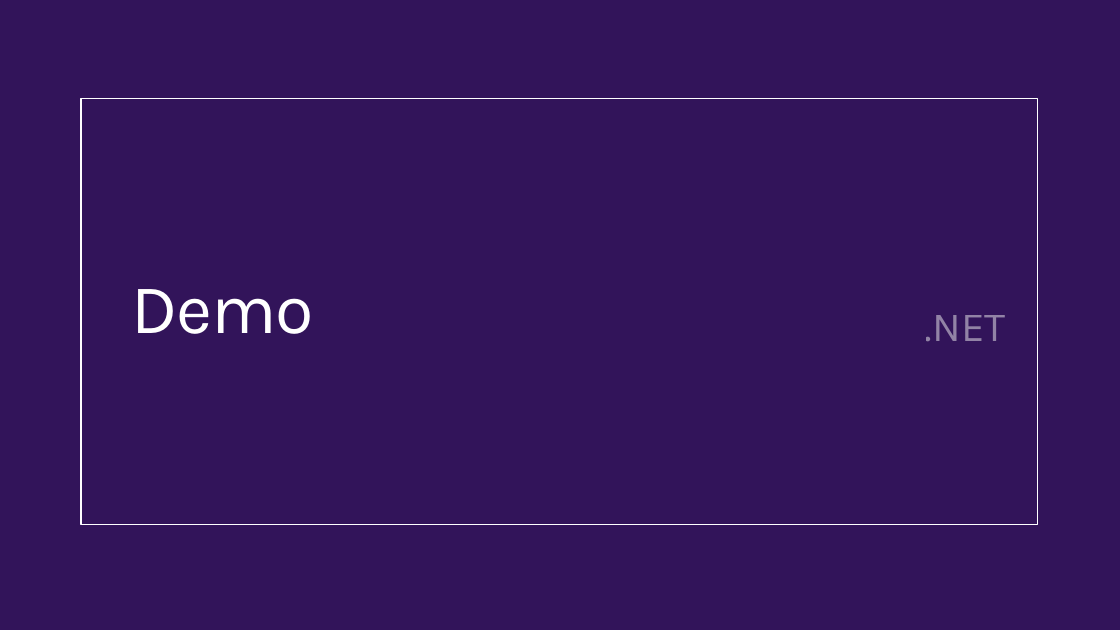
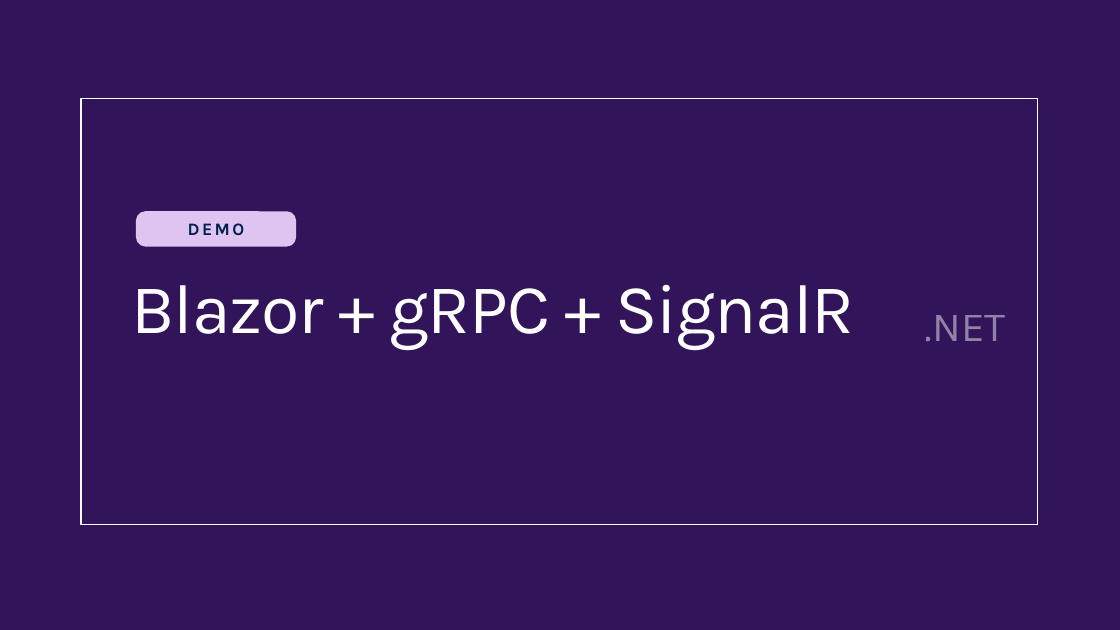
Before and after one commit to scottaddie/slide-decks, a slide deck: slide 20 of Whats New in ASP.NET Core 3.0.pptx (slide 19 before the commit). Drawn at 1120x630 pixels with LibreOffice and Linux fonts; fonts in the diff are those of the drawing; background and template pictures are left out. Boxes give left, top, right and bottom in pixels: in the first picture for what was removed or moved away, otherwise in the second. Text is boxed around its words. In the diff, an @@ line names an element or a change of style, - is before the commit and + after.

```diff
--- a/Whats New in ASP.NET Core 3.0.pptx
+++ b/Whats New in ASP.NET Core 3.0.pptx
@@ rounded rectangle added at (x1=136, y1=211, x2=297, y2=246), fill #DFC4F1, 15 pt, text #002050, bold @@
+DEMO
@@ title at (x1=132, y1=285, x2=854, y2=349): text changed @@
-Demo
+Blazor + gRPC + SignalR
```
Also in this commit, not shown: 4 other slides changed, 2 slides added.
